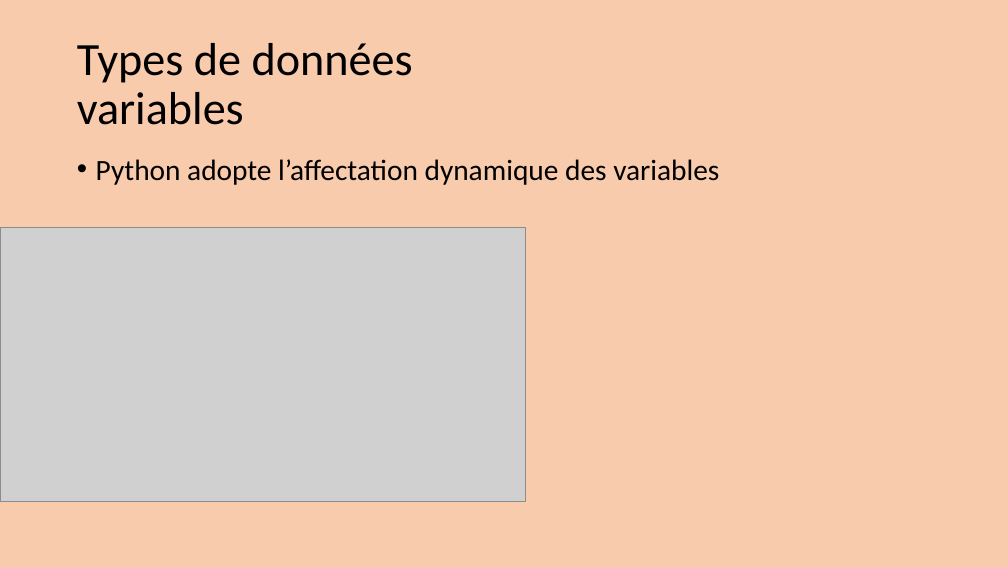
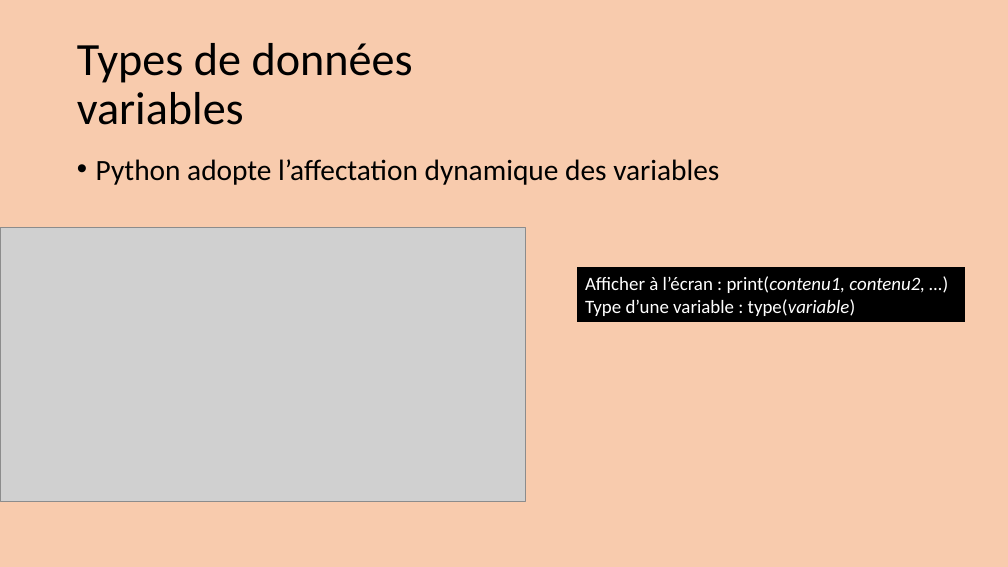
Before and after one commit to aubinthomas/Course, a slide deck: slide 8 of python_debutant/Formation Python débutant.pptx (slide 6 before the commit). Drawn at 1008x567 pixels with LibreOffice and Linux fonts; fonts in the diff are those of the drawing; grey boxes stand for pictures. Boxes give left, top, right and bottom in pixels: in the first picture for what was removed or moved away, otherwise in the second. Text is boxed around its words. In the diff, an @@ line names an element or a change of style, - is before the commit and + after.

```diff
--- a/python_debutant/Formation Python débutant.pptx
+++ b/python_debutant/Formation Python débutant.pptx
@@ rectangle added at <box>578,268,965,321</box>, fill #000000, outline #000000 1 pt, 18 pt, text #FFFFFF @@
+Afficher à l’écran : print(contenu1, contenu2, …)
+Type d’une variable : type(variable)
```
Also in this commit, not shown: 5 other slides changed, 3 slides added.
